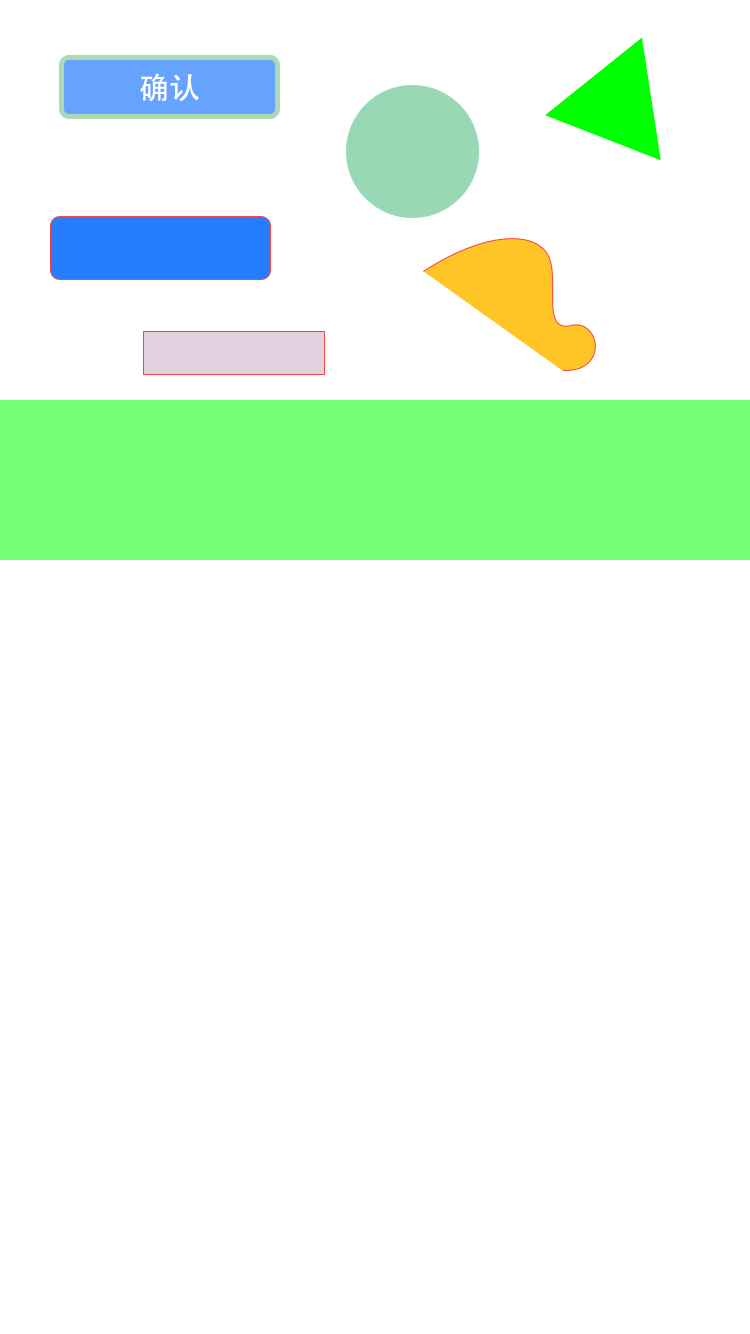
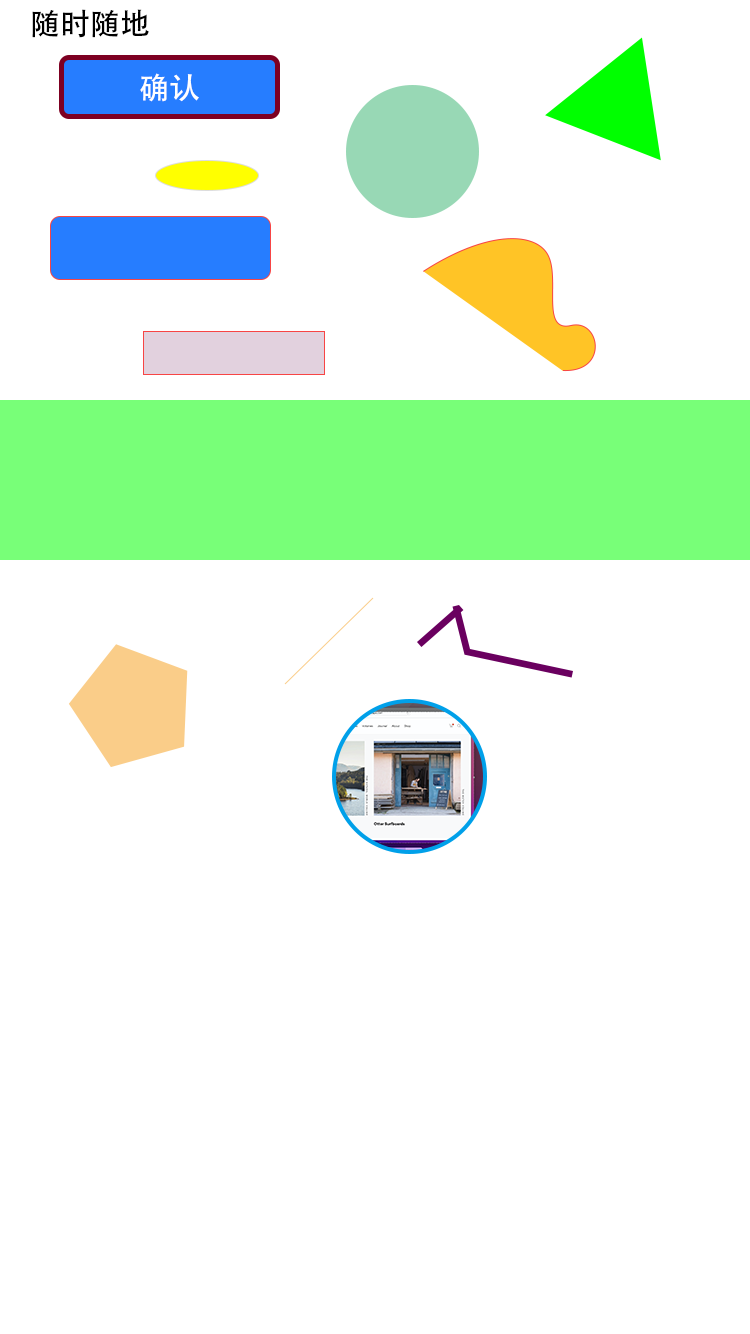
Layers edited between the first and the second 750 x 1334 image:
added layer "形状 3" in group "确认按钮" over [417, 605, 572, 671]
added layer "形状 2" in group "确认按钮" over [284, 597, 374, 685]
added layer "多边形 2" in group "确认按钮" over [69, 644, 188, 767]
added layer "截屏2022-05-11 23.31.14 拷贝" in group "确认按钮" over [284, 644, 545, 854]
added layer "椭圆 3" in group "确认按钮" over [332, 699, 487, 854]
added layer "随时随地-title" in group "确认按钮" over [32, 9, 149, 38]
added layer "椭圆 2" in group "确认按钮" over [155, 160, 259, 191]
"no": opacity 71% → 100%, painted on it over [59, 55, 280, 119]
